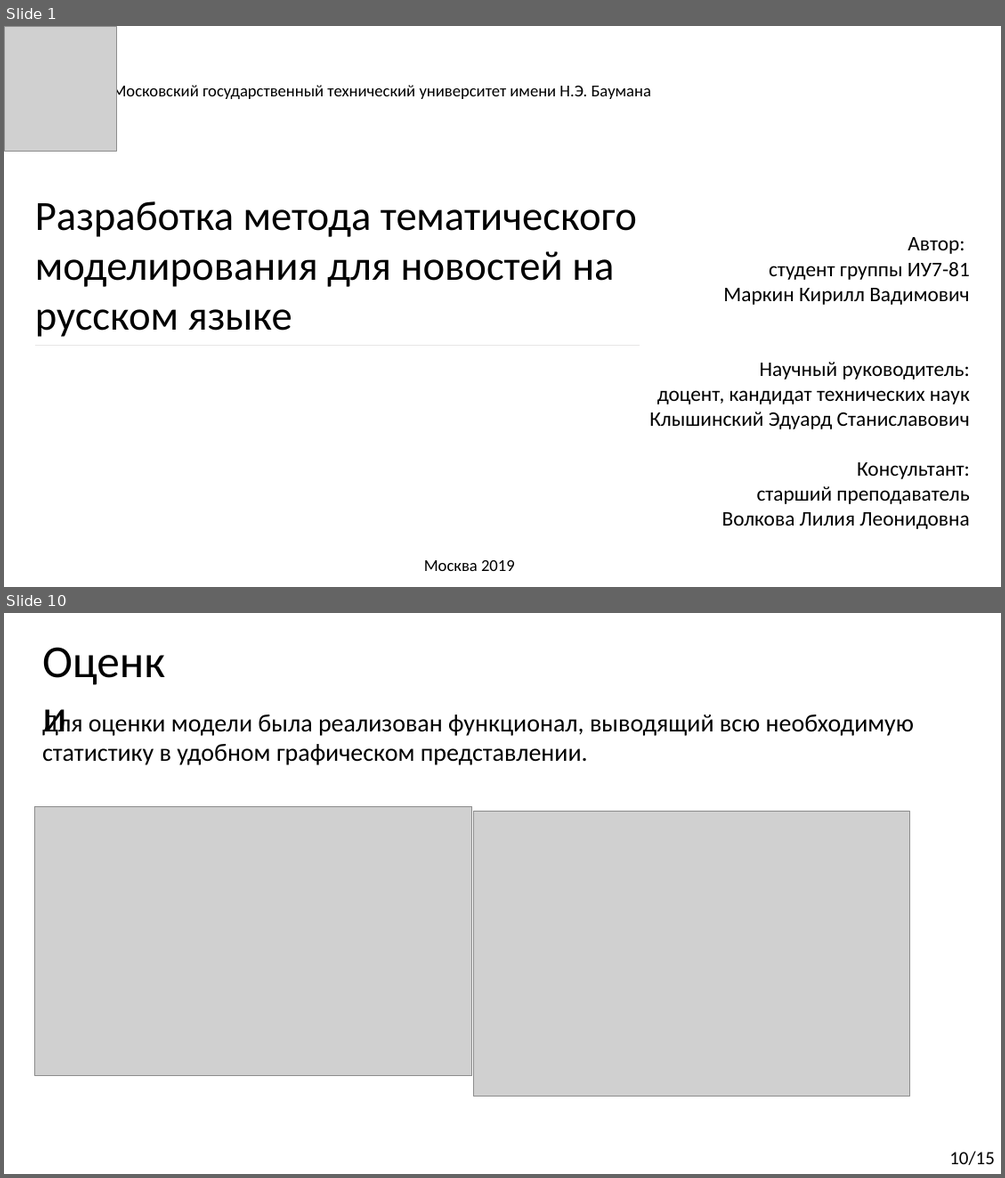
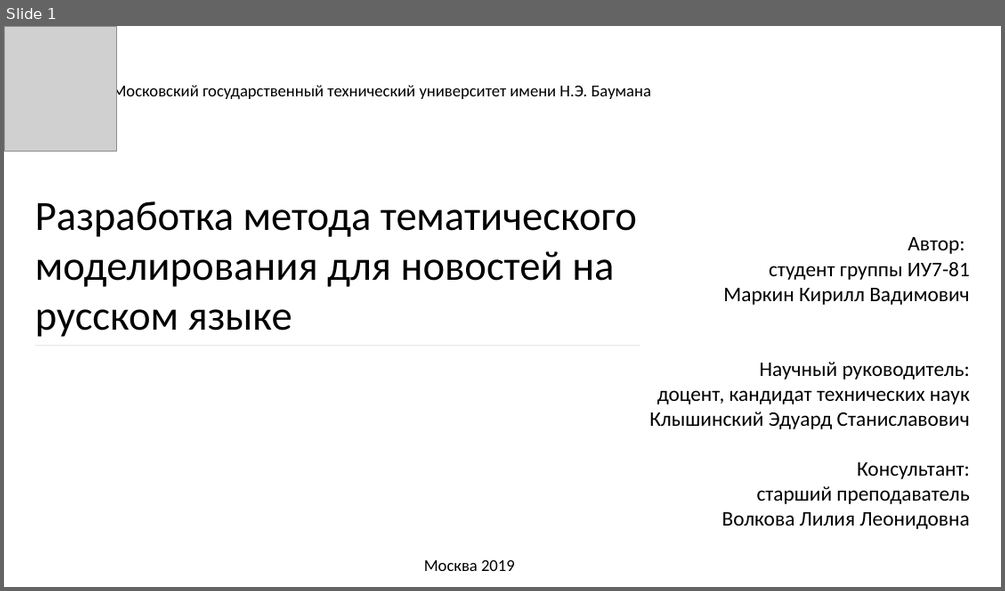
Before and after one commit to Kirmark/bachelor-qualification-work, a slide deck: presentation/presentation.pptx. Shown one above the other, each under a label of ours: slides 1 and 10 before the commit, slide 1 after it; the slides between them are not shown. The pictures are 1005x1178 and 1005x591 pixels, drawn with LibreOffice and Linux fonts; fonts in the diff are those of the drawing; grey boxes stand for pictures. Boxes give left, top, right and bottom in pixels: in the first picture for what was removed or moved away, otherwise in the second. Text is boxed around its words. In the diff, an @@ line names an element or a change of style, - is before the commit and + after.

```diff
--- a/presentation/presentation.pptx
+++ b/presentation/presentation.pptx
@@ slide 10 removed at box(4, 613, 1001, 1174), background #FFFFFF @@
@@ text removed at box(42, 711, 914, 765) @@
-Для оценки модели была реализован функционал, выводящий всю необходимую статистику в удобном графическом представлении.
@@ text removed at box(89, 719, 166, 736) @@
-Оценки
@@ picture removed at box(34, 807, 472, 1076) @@
@@ picture removed at box(473, 811, 909, 1096) @@
@@ text removed at box(949, 1151, 995, 1165) @@
-10/15
```
Also in this commit, not shown: 9 slides changed, 4 slides added, 3 other slides removed, 5 other files.
